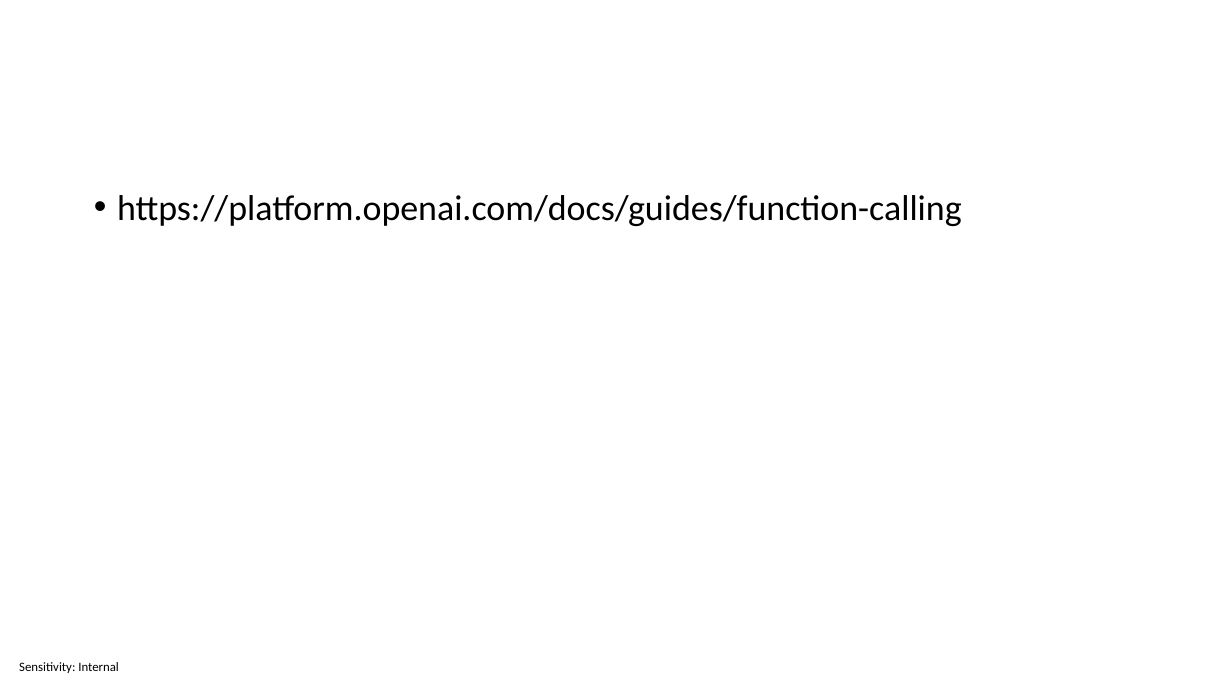
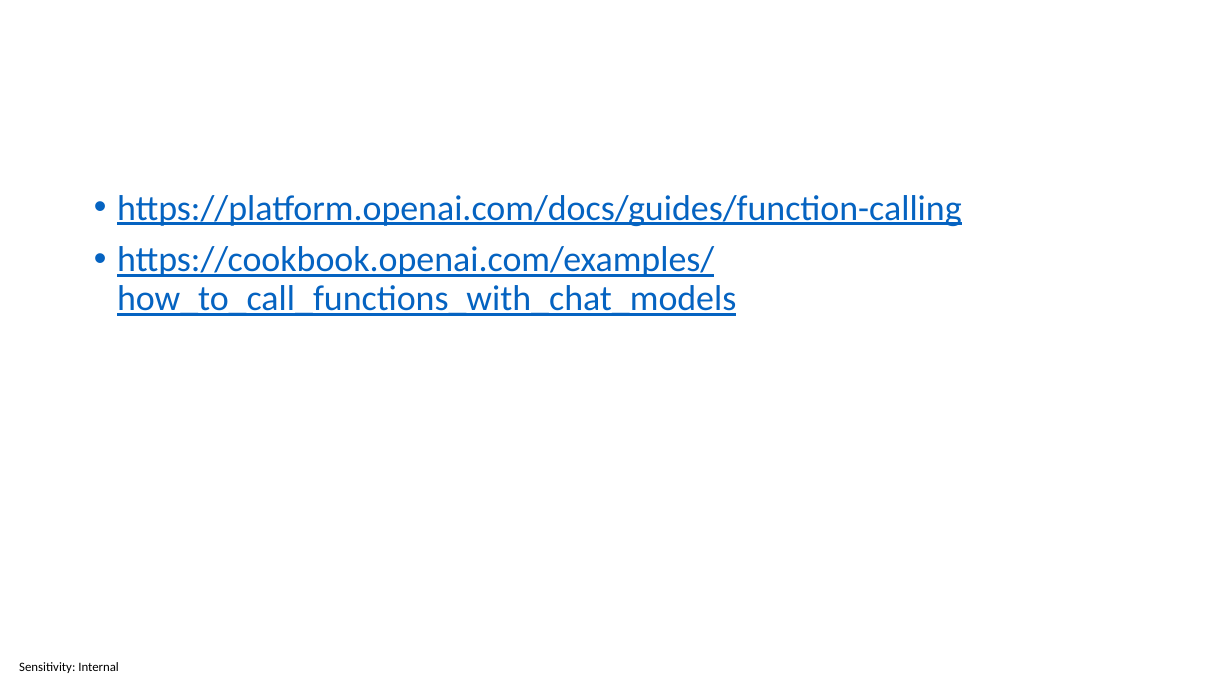
Before and after one commit to sabbadino/function-caling, a slide deck: slide 13 of Function calling.pptx (slide 9 before the commit). Drawn at 1232x693 pixels with LibreOffice and Linux fonts; fonts in the diff are those of the drawing. Boxes give left, top, right and bottom in pixels: in the first picture for what was removed or moved away, otherwise in the second. Text is boxed around its words. In the diff, an @@ line names an element or a change of style, - is before the commit and + after.

```diff
--- a/Function calling.pptx
+++ b/Function calling.pptx
@@ text at box(117, 195, 962, 226): text colour #000000 to #0563C1, underline on in "https://platform.openai.com/docs/guides/function-calling" @@
@@ text at box(117, 246, 736, 316): paragraph added @@
+• https://cookbook.openai.com/examples/how_to_call_functions_with_chat_models
```
Also in this commit, not shown: 4 other slides changed, 4 slides added.
